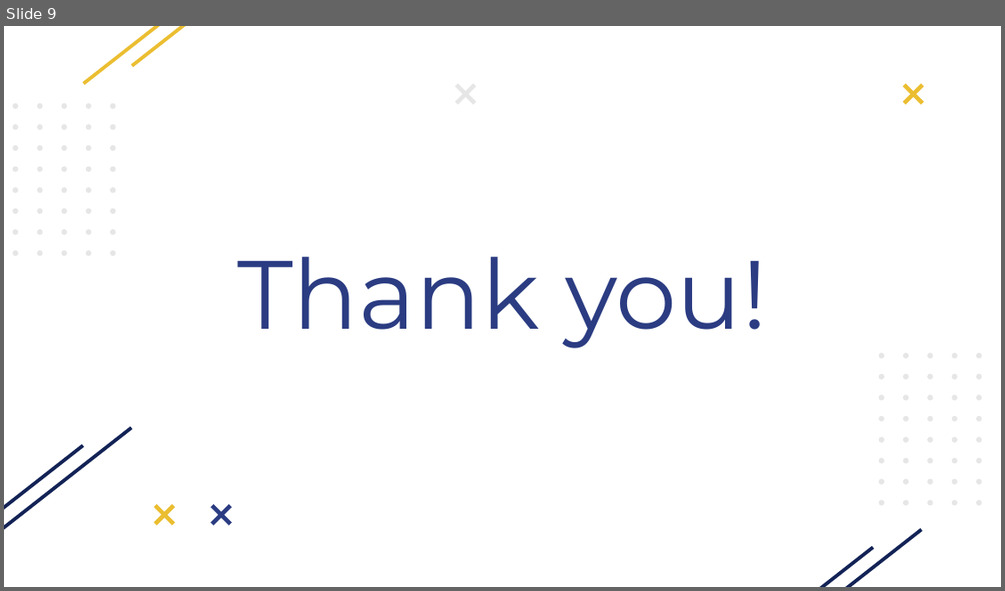
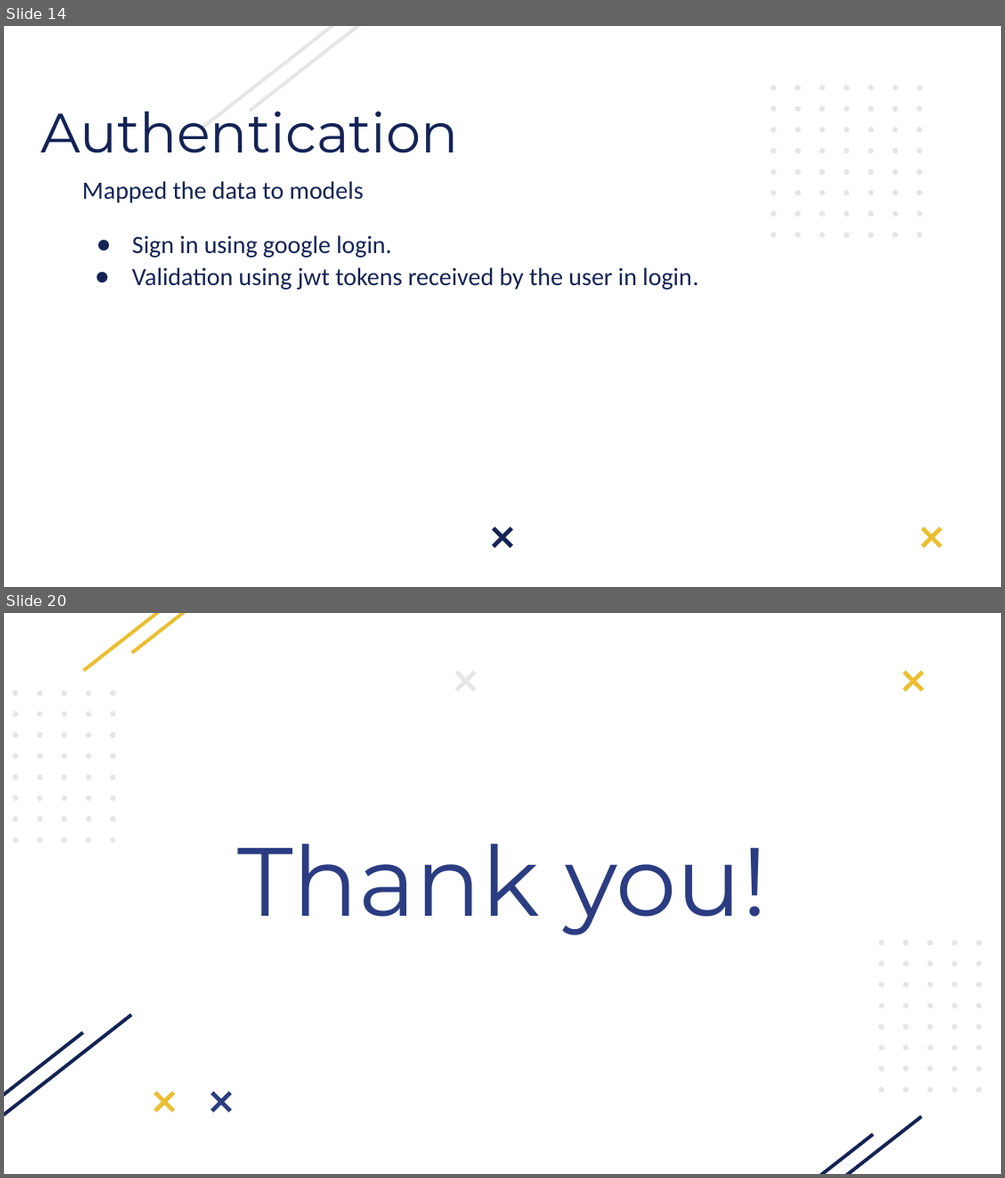
Before and after one commit to Boazius/TAU-GoogleWorkshop-180Sport, a slide deck: 180sport presentation.pptx. Shown one above the other, each under a label of ours: slide 9 before the commit, slides 14 and 20 after it; the slides between them are not shown. The pictures are 1005x591 and 1005x1178 pixels, drawn with LibreOffice and Linux fonts; fonts in the diff are those of the drawing. Boxes give left, top, right and bottom in pixels: in the first picture for what was removed or moved away, otherwise in the second. Text is boxed around its words. In the diff, an @@ line names an element or a change of style, - is before the commit and + after.

```diff
--- a/180sport presentation.pptx
+++ b/180sport presentation.pptx
@@ slide 14 added at box(4, 26, 1001, 587), background #FFFFFF @@
@@ freeform shape added at box(200, 26, 336, 129), fill #E6E6E6 @@
@@ freeform shape added at box(248, 26, 385, 111), fill #E6E6E6 @@
@@ title added at box(40, 111, 458, 153), 40 pt, text #132356 @@
+Authentication
@@ subtitle added at box(82, 181, 364, 203), 18 pt, text #132356 @@
+Mapped the data to models
@@ subtitle added at box(132, 235, 698, 289), 18 pt, text #132356 @@
+● Sign in using google login.
+● Validation using jwt tokens received by the user in login.
@@ group added at box(770, 85, 922, 239): 56 freeform shapes @@
@@ freeform shape added at box(494, 528, 511, 547), fill #132356, outline #132356 3 pt @@
@@ freeform shape added at box(494, 528, 511, 547), fill #132356, outline #132356 3 pt @@
@@ freeform shape added at box(922, 528, 940, 547), fill #EBBE31, outline #EBBE31 3 pt @@
@@ freeform shape added at box(922, 528, 940, 547), fill #EBBE31, outline #EBBE31 3 pt @@
@@ what was slide 9 is now slide 20 @@
```
Also in this commit, not shown: 7 slides changed, 10 other slides added, 17 other files.
